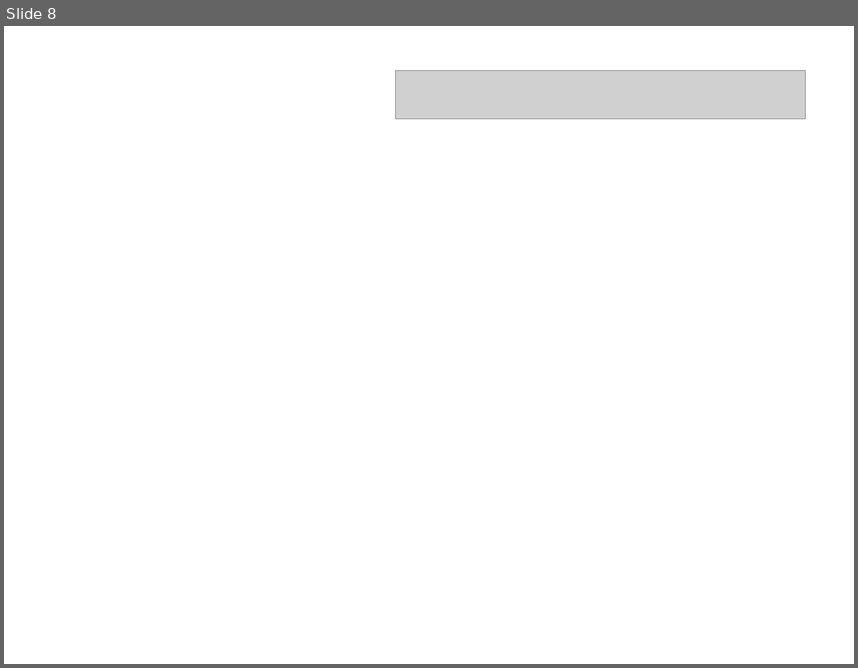
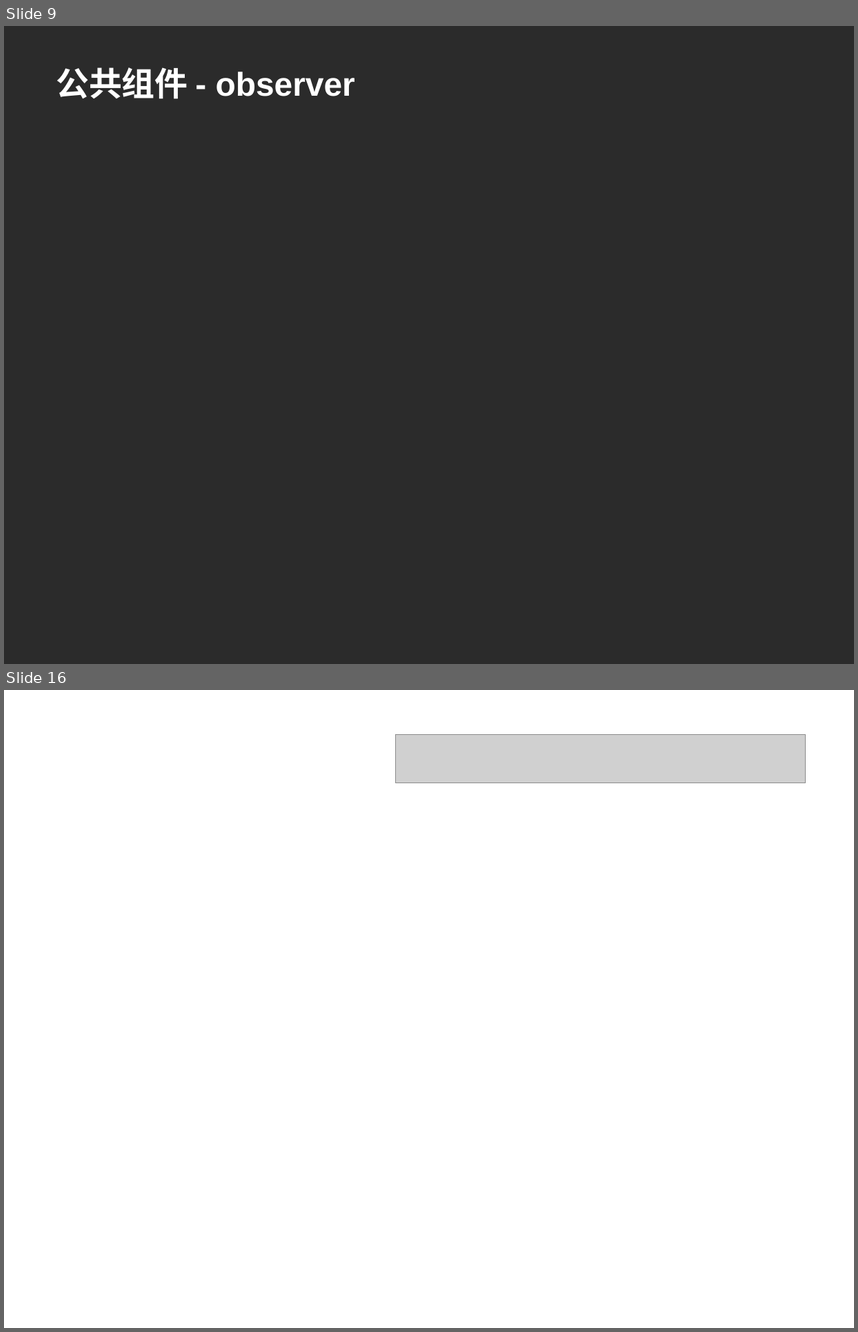
Before and after one commit to shtzr840329/mooon, a slide deck: distributed_platform/docs/mooon.ppt. Shown one above the other, each under a label of ours: slide 8 before the commit, slides 9 and 16 after it; the slides between them are not shown. The pictures are 858x668 and 858x1332 pixels, drawn with LibreOffice and Linux fonts; fonts in the diff are those of the drawing; grey boxes stand for pictures; background and template pictures are left out; a plain dark background stands for a picture behind light text. Boxes give left, top, right and bottom in pixels: in the first picture for what was removed or moved away, otherwise in the second. Text is boxed around its words. In the diff, an @@ line names an element or a change of style, - is before the commit and + after.

```diff
--- a/distributed_platform/docs/mooon.ppt
+++ b/distributed_platform/docs/mooon.ppt
@@ slide 9 added at (4, 26, 854, 664), background picture (left out) @@
@@ title added at (56, 67, 355, 99), 28 pt, text #FFFFFF, bold @@
+公共组件 - observer
@@ what was slide 8 is now slide 16 @@
```
Also in this commit, not shown: 3 slides changed, 7 other slides added.
